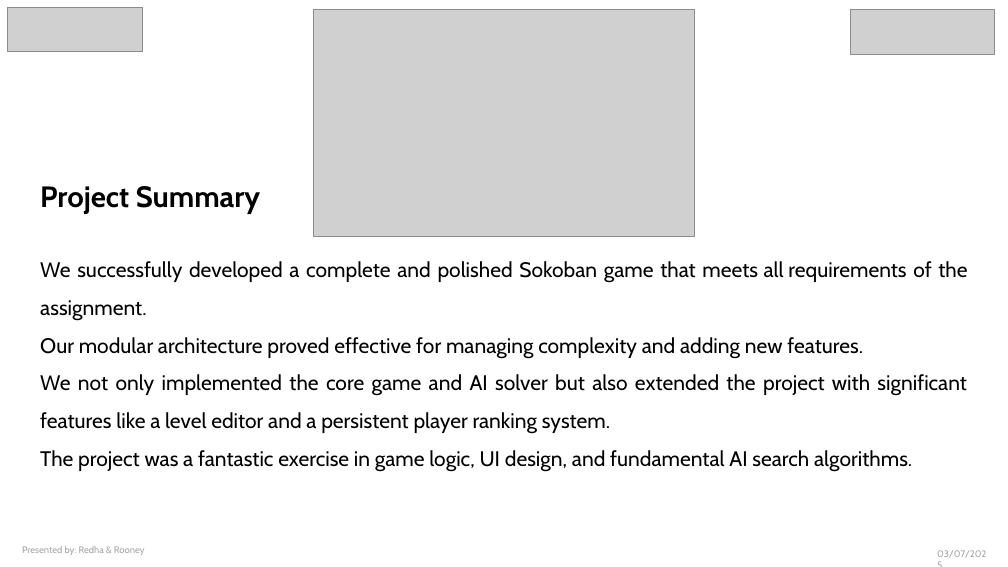
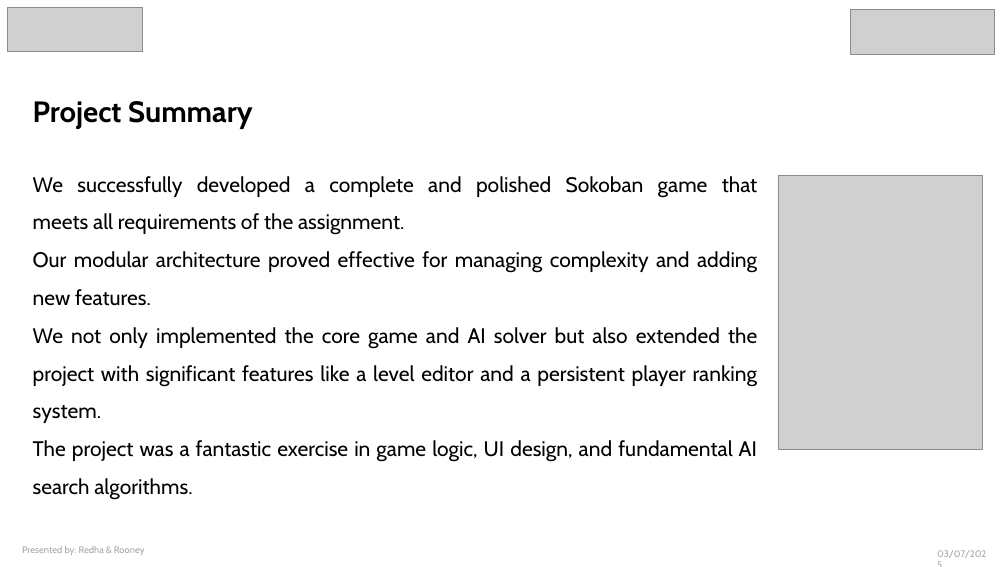
Before and after one commit to RedhaAGGOUN/auto-sokoban, a slide deck: slide 12 of Auto-Sokoban.pptx (slide 13 before the commit). Drawn at 1008x567 pixels with LibreOffice and Linux fonts; fonts in the diff are those of the drawing; grey boxes stand for pictures. Boxes give left, top, right and bottom in pixels: in the first picture for what was removed or moved away, otherwise in the second. Text is boxed around its words. In the diff, an @@ line names an element or a change of style, - is before the commit and + after.

```diff
--- a/Auto-Sokoban.pptx
+++ b/Auto-Sokoban.pptx
@@ text "Project Summary" rewrapped from [40, 186, 967, 472] to [33, 101, 758, 500] @@
@@ picture: place and size @@
-picture at [314, 9, 694, 236]
+picture at [778, 175, 983, 449]
```
Also in this commit, not shown: 4 other slides changed, 1 slide removed.
